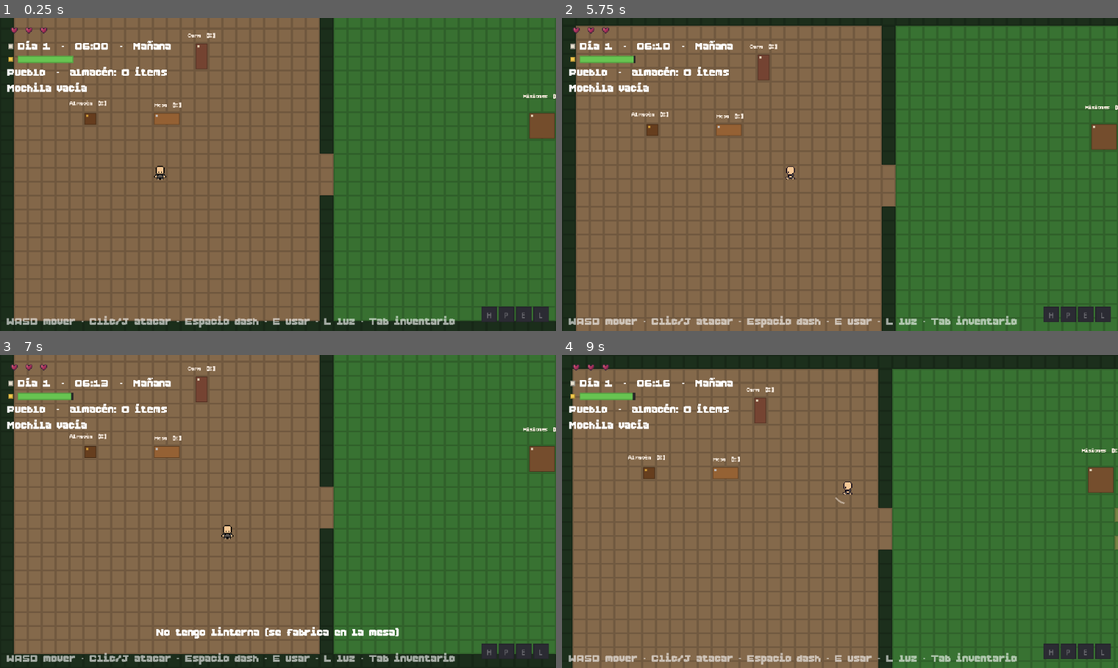
Above: before the commit, frames 1-4 (two rows, left to right).
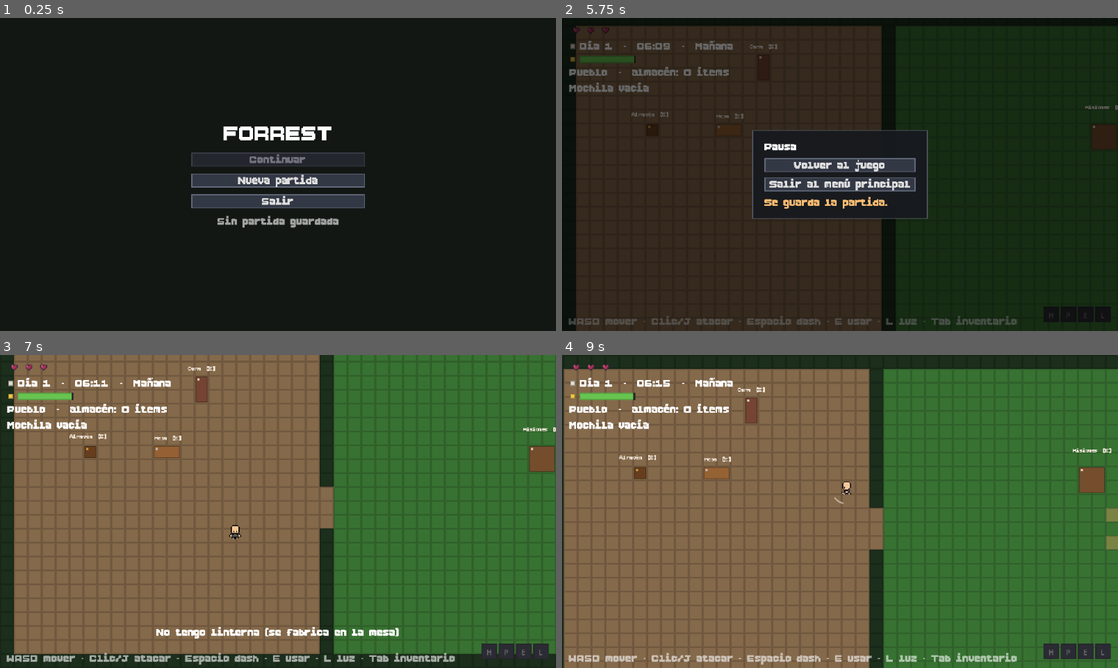
Above: after the commit, the same moments.

Repository: ImGTrK/forrest
Game: Godot game, scene res://scenes/MainMenu.tscn
Same seed, same stepped clock (60 frames per second), same inputs: the game is played once before the commit and once after it. Before the commit the project starts from res://scenes/Main.tscn.
Inputs (mouse positions are in pixels of both pictures, inside the frame that each line leads up to):
- Up to frame 1 (0.25 s): no input
- Up to frame 2 (5.75 s): click (840, 180) at 0.5 s, where only the run after the commit has a clickable "Nueva partida"; tap Enter at 1.25 s; move the mouse to (962, 158) at 1.27 s; hold D (move_right) 1.28-2.03 s; hold E (interact) 1.28-2.03 s; click (962, 158) at 1.42 s; tap Space (dash) at 2 s; move the mouse to (728, 190) at 2.02 s; hold S (move_down) 2.03-2.78 s; tap J (attack) at 2.1 s; tap E (interact) at 2.3, 3.05, 3.8, 5.3 s; move the mouse to (895, 105) at 2.77 s; hold D (move_right) 2.78-3.53 s; hold Space (dash) 2.78-3.53 s; move the mouse to (812, 237) at 3.52 s; hold W (move_up) 3.53-4.28 s; tap Delete (discard_item) at 3.6 s; click (812, 237) at 3.67 s; move the mouse to (1006, 221) at 4.27 s; hold E (interact) 4.28-5.03 s; hold A (move_left) from 4.28 s (still down); tap Tab (toggle_inventory) at 4.9 s; move the mouse to (745, 149) at 5.02 s; tap R (rotate_item) at 5.1 s; click (745, 149) at 5.17 s; tap Escape (ui_cancel) at 5.65 s
- Up to frame 3 (7 s): release A (move_left) at 5.75 s; click (278, 502) at 5.75 s, where only the run after the commit has a clickable "Volver al juego"; tap Enter at 6.5 s; move the mouse to (305, 511) at 6.52 s; hold S (move_down) from 6.53 s (still down); hold L (toggle_light) from 6.53 s (still down); click (305, 511) at 6.67 s; tap E (interact) at 6.8 s
- Up to frame 4 (9 s): move the mouse to (756, 433) at 7.27 s; release S (move_down) at 7.28 s; release L (toggle_light) at 7.28 s; hold D (move_right) 7.28-8.03 s; tap I at 7.35 s; tap E (interact) at 7.55 s; move the mouse to (962, 495) at 8.02 s; hold W (move_up) 8.03-8.78 s; hold E (interact) 8.03-8.78 s; tap Shift at 8.1 s; move the mouse to (728, 527) at 8.77 s; hold D (move_right) from 8.78 s (still down); tap X at 8.85 s; click (728, 527) at 8.92 s

The runs differ from the first frame. In frame 1, 93% of the frame differs, in the area x 1-100%, y 0-100%; in frame 2, 98%, in the area x 0-100%, y 0-100%; in frame 3, 0.1%; in frame 4, 5.8%.

Commit message:
Hito 7: guardado en disco y menús (cierre del MVP 0.1)
- SaveSystem (JSON en user://save.json): mochila y almacén con
  posición, rotación, ADN y durabilidad; mejoras, misiones, hora,
  energía y vida. Guardado ilegible no rompe el estado
- Autoguardado al llegar al pueblo, al terminar de dormir/colapsar/
  morir y al cerrar en el pueblo; cerrar en el bosque vuelve al
  último guardado
- Menú principal (continuar, nueva partida con confirmación, salir)
  como escena de inicio; menú de pausa con Esc
- reset() en GameState, Clock, Energy y Missions para partida nueva
- docs/BALANCE.md con todos los números ajustables y dónde están
- Tests de guardar/cargar ida y vuelta, bosque sin guardado,
  guardado roto y menús (usan un archivo de guardado propio)

Co-Authored-By: Claude Opus 5.5 <noreply@anthropic.com>

Diff:
--- a/autoload/clock.gd
+++ b/autoload/clock.gd
@@ -53,6 +53,10 @@
 	var minutes := delta / REAL_SECONDS_PER_HOUR * 60.0
 	total_minutes += minutes
 	time_advanced.emit(minutes)
+
+
+func reset() -> void:
+	total_minutes = START_HOUR * 60.0
 
 
 ## Duerme una cantidad aleatoria de horas. Devuelve cuántas.
--- a/autoload/energy.gd
+++ b/autoload/energy.gd
@@ -35,6 +35,13 @@
 	Clock.time_advanced.connect(_on_time_advanced)
 	Clock.slept.connect(_on_slept)
 	GameState.upgrades_changed.connect(func() -> void: _change(0.0))
+
+
+func reset() -> void:
+	value = max_value()
+	state = State.NORMAL
+	changed.emit(value, max_value())
+	state_changed.emit(state)
 
 
 ## Máximo actual (base + mejoras del tablón).
--- a/autoload/game_state.gd
+++ b/autoload/game_state.gd
@@ -53,6 +53,20 @@
 	# Diferido: Clock es un autoload que se carga después de este
 	(func() -> void: Clock.time_advanced.connect(burn_oil)).call_deferred()
 	storage.changed.connect(storage_changed.emit)
+
+
+## Partida nueva.
+func reset() -> void:
+	bag.reset(BAG_SIZE)
+	storage.reset(STORAGE_SIZE)
+	runs_completed = 0
+	bonus_weight = 0.0
+	bonus_energy = 0.0
+	bonus_health = 0
+	lantern_on = false
+	upgrades_changed.emit()
+	storage_changed.emit()
+	lantern_changed.emit()
 
 
 func can_carry(data: ItemData) -> bool:
--- a/autoload/missions.gd
+++ b/autoload/missions.gd
@@ -31,6 +31,19 @@
 	completed = 0
 	for i in ACTIVE_COUNT:
 		active.append(generate(Mission.Kind.values()[i % 3]))
+	changed.emit()
+
+
+## Restaura el tablón desde el guardado. Si falta alguna, se completa con nuevas.
+func load_state(p_completed: int, raw: Array) -> void:
+	completed = p_completed
+	active.clear()
+	for d in raw:
+		var m := Mission.from_dict(d)
+		if m:
+			active.append(m)
+	while active.size() < ACTIVE_COUNT:
+		active.append(generate(Mission.Kind.values()[active.size() % 3]))
 	changed.emit()
 
 
--- /dev/null
+++ b/autoload/save_system.gd
@@ -0,0 +1,89 @@
+extends Node
+## Guardado en disco (GDD §8: JSON, como el diseño de BarrenRoots).
+## Archivo: user://save.json  (en Windows: %APPDATA%/Godot/app_userdata/Forrest/save.json)
+##
+## Qué se guarda: todo lo persistente — mochila y almacén (cada ítem con posición,
+## rotación, ADN y durabilidad), mejoras, runs, misiones, hora, energía y vida.
+## Qué NO: el bosque. Siempre se carga en el pueblo; si cerrás en el bosque, volvés
+## al último guardado (el run en curso se pierde).
+## Cuándo: al llegar al pueblo, después de dormir y al cerrar la ventana en el pueblo (Main).
+
+const VERSION := 1
+
+var save_path := "user://save.json"
+## Vida del jugador leída del guardado; Main la aplica al crear al jugador (-1 = llena).
+var pending_health := -1
+
+
+func has_save() -> bool:
+	return FileAccess.file_exists(save_path)
+
+
+func delete_save() -> void:
+	if has_save():
+		DirAccess.remove_absolute(ProjectSettings.globalize_path(save_path))
+
+
+## Partida nueva: todo a cero (no borra el archivo hasta el primer guardado).
+func new_game() -> void:
+	GameState.reset()
+	Clock.reset()
+	Energy.reset()
+	ForestSession.reset()
+	Missions.reset()
+	pending_health = -1
+
+
+func save_game(player_health: int = -1) -> bool:
+	var data := {
+		"version": VERSION,
+		"saved_at": Time.get_datetime_string_from_system(),
+		"game": {
+			"bag": GameState.bag.to_dict(),
+			"storage": GameState.storage.to_dict(),
+			"runs_completed": GameState.runs_completed,
+			"bonus_weight": GameState.bonus_weight,
+			"bonus_energy": GameState.bonus_energy,
+			"bonus_health": GameState.bonus_health,
+		},
+		"clock": {"total_minutes": Clock.total_minutes},
+		"energy": {"value": Energy.value},
+		"player": {"health": player_health},
+		"missions": {
+			"completed": Missions.completed,
+			"active": Missions.active.map(func(m: Mission) -> Dictionary: return m.to_dict()),
+		},
+	}
+	var f := FileAccess.open(save_path, FileAccess.WRITE)
+	if f == null:
+		push_error("No se pudo guardar en %s: %s" % [save_path, error_string(FileAccess.get_open_error())])
+		return false
+	f.store_string(JSON.stringify(data, "\t", true, true))  # full_precision: el ADN vuelve exacto
+	return true
+
+
+## Carga el guardado. Devuelve false si no hay archivo o está roto (no toca el estado).
+func load_game() -> bool:
+	if not has_save():
+		return false
+	var text := FileAccess.get_file_as_string(save_path)
+	var data: Variant = JSON.parse_string(text)
+	if typeof(data) != TYPE_DICTIONARY:
+		push_error("Guardado ilegible: %s" % save_path)
+		return false
+	new_game()
+	var game: Dictionary = data.get("game", {})
+	# Mejoras primero: definen los máximos de energía/peso
+	GameState.bonus_weight = float(game.get("bonus_weight", 0.0))
+	GameState.bonus_energy = float(game.get("bonus_energy", 0.0))
+	GameState.bonus_health = int(game.get("bonus_health", 0))
+	GameState.runs_completed = int(game.get("runs_completed", 0))
+	GameState.bag.load_dict(game.get("bag", {}), GameState.BAG_SIZE)
+	GameState.storage.load_dict(game.get("storage", {}), GameState.STORAGE_SIZE)
+	GameState.upgrades_changed.emit()
+	Clock.total_minutes = float(data.get("clock", {}).get("total_minutes", Clock.total_minutes))
+	Energy.set_value(float(data.get("energy", {}).get("value", Energy.max_value())))
+	pending_health = int(data.get("player", {}).get("health", -1))
+	var ms: Dictionary = data.get("missions", {})
+	Missions.load_state(int(ms.get("completed", 0)), ms.get("active", []))
+	return true
--- a/project.godot
+++ b/project.godot
@@ -11,7 +11,7 @@
 [application]
 
 config/name="Forrest"
-run/main_scene="res://scenes/Main.tscn"
+run/main_scene="res://scenes/MainMenu.tscn"
 config/features=PackedStringArray("4.7", "GL Compatibility")
 
 [autoload]
@@ -22,6 +22,7 @@
 Energy="*res://autoload/energy.gd"
 ForestSession="*res://autoload/forest_session.gd"
 Missions="*res://autoload/missions.gd"
+SaveSystem="*res://autoload/save_system.gd"
 
 [display]
 
--- a/scenes/Main.tscn
+++ b/scenes/Main.tscn
@@ -6,6 +6,7 @@
 [ext_resource type="Script" path="res://scenes/ui/inventory_ui.gd" id="4_inventory"]
 [ext_resource type="Script" path="res://scenes/ui/crafting_ui.gd" id="5_crafting"]
 [ext_resource type="Script" path="res://scenes/ui/mission_board_ui.gd" id="6_board"]
+[ext_resource type="Script" path="res://scenes/ui/pause_menu.gd" id="7_pause"]
 
 [node name="Main" type="Node2D"]
 script = ExtResource("1_main")
@@ -35,6 +36,11 @@
 layer = 10
 script = ExtResource("6_board")
 
+[node name="PauseMenu" type="CanvasLayer" parent="."]
+process_mode = 3
+layer = 15
+script = ExtResource("7_pause")
+
 [node name="Fade" type="CanvasLayer" parent="."]
 process_mode = 3
 layer = 20
--- /dev/null
+++ b/scenes/MainMenu.tscn
@@ -0,0 +1,12 @@
+[gd_scene format=3]
+
+[ext_resource type="Script" path="res://scenes/ui/main_menu.gd" id="1_menu"]
+
+[node name="MainMenu" type="Control"]
+layout_mode = 3
+anchors_preset = 15
+anchor_right = 1.0
+anchor_bottom = 1.0
+grow_horizontal = 2
+grow_vertical = 2
+script = ExtResource("1_menu")
--- a/scenes/main.gd
+++ b/scenes/main.gd
@@ -16,6 +16,7 @@
 @onready var inventory_ui: InventoryUI = $InventoryUI
 @onready var crafting_ui: CraftingUI = $CraftingUI
 @onready var board_ui: MissionBoardUI = $MissionBoardUI
+@onready var pause_menu: PauseMenu = $PauseMenu
 ## Tiñe todo el canvas del mundo según la hora (el HUD está en otra capa y no se tiñe).
 @onready var ambient: CanvasModulate = $Ambient
 ## Pantalla negra para dormir/colapsar. process_mode = ALWAYS: anima con el juego pausado.
@@ -33,9 +34,38 @@
 	# destruir/crear áreas en ese momento.
 	Energy.collapsed.connect(_on_collapsed, CONNECT_DEFERRED)
 	player.died.connect(_on_player_died, CONNECT_DEFERRED)
+	# Vida que venía del guardado (si se cargó una partida desde el menú)
+	if SaveSystem.pending_health > 0:
+		player.health.current = mini(SaveSystem.pending_health, player.health.max_health)
+	SaveSystem.pending_health = -1
 	hud.bind_player(player)
 	_build_night_overlay()
+	pause_menu.quit_to_menu.connect(_quit_to_menu)
 	_load_hub("start")
+
+
+# --- Guardado ----------------------------------------------------------------------
+
+func is_in_hub() -> bool:
+	return _area is Hub
+
+
+## Guarda solo en el pueblo (el bosque no se guarda: cerrar ahí = perder el run).
+func autosave() -> bool:
+	if not is_in_hub() or _sleeping:
+		return false
+	return SaveSystem.save_game(player.health.current)
+
+
+func _notification(what: int) -> void:
+	if what == NOTIFICATION_WM_CLOSE_REQUEST:
+		autosave()
+
+
+func _quit_to_menu() -> void:
+	autosave()
+	get_tree().paused = false
+	get_tree().change_scene_to_file("res://scenes/MainMenu.tscn")
 
 
 func _process(_delta: float) -> void:
@@ -99,6 +129,8 @@
 	_swap_area(hub)
 	player.set_camera_limits(hub.get_bounds())
 	player.teleport(hub.get_spawn(spawn))
+	# Diferido: si se llega muriendo/colapsando, primero termina la recuperación
+	autosave.call_deferred()
 	hud.set_hub()
 
 
@@ -202,6 +234,7 @@
 	await _fade_to(0.0)
 	get_tree().paused = false
 	_sleeping = false
+	autosave()  # dormir, colapsar y morir terminan en el pueblo: se guarda acá
 
 
 func is_sleeping() -> bool:
--- /dev/null
+++ b/scenes/ui/main_menu.gd
@@ -0,0 +1,72 @@
+extends Control
+## Menú principal: Continuar (si hay guardado), Nueva partida, Salir.
+## Nueva partida con guardado existente pide confirmación (segundo clic).
+
+const GAME_SCENE := "res://scenes/Main.tscn"
+
+var _continue: Button
+var _new: Button
+var _info: Label
+var _confirm_new := false
+
+
+func _ready() -> void:
+	set_anchors_and_offsets_preset(Control.PRESET_FULL_RECT)
+	var bg := ColorRect.new()
+	bg.color = Color(0.07, 0.09, 0.08)
+	bg.set_anchors_and_offsets_preset(Control.PRESET_FULL_RECT)
+	add_child(bg)
+	var box := VBoxContainer.new()
+	box.add_theme_constant_override("separation", 8)
+	add_child(box)
+	box.set_anchors_and_offsets_preset(Control.PRESET_CENTER)
+	box.grow_horizontal = Control.GROW_DIRECTION_BOTH
+	box.grow_vertical = Control.GROW_DIRECTION_BOTH
+
+	var title := Label.new()
+	title.text = "FORREST"
+	title.horizontal_alignment = HORIZONTAL_ALIGNMENT_CENTER
+	title.add_theme_font_size_override("font_size", 32)
+	box.add_child(title)
+	_continue = _button("Continuar", continue_game)
+	box.add_child(_continue)
+	_new = _button("Nueva partida", _on_new_pressed)
+	box.add_child(_new)
+	box.add_child(_button("Salir", func() -> void: get_tree().quit()))
+	_info = Label.new()
+	_info.horizontal_alignment = HORIZONTAL_ALIGNMENT_CENTER
+	_info.modulate = Color(1, 1, 1, 0.6)
+	box.add_child(_info)
+
+	_continue.disabled = not SaveSystem.has_save()
+	_info.text = "Hay una partida guardada" if SaveSystem.has_save() else "Sin partida guardada"
+
+
+func continue_game() -> void:
+	if SaveSystem.load_game():
+		get_tree().change_scene_to_file(GAME_SCENE)
+	else:
+		_info.text = "No se pudo cargar la partida guardada"
+
+
+func new_game() -> void:
+	SaveSystem.new_game()
+	SaveSystem.delete_save()
+	get_tree().change_scene_to_file(GAME_SCENE)
+
+
+func _on_new_pressed() -> void:
+	if SaveSystem.has_save() and not _confirm_new:
+		_confirm_new = true
+		_new.text = "¿Seguro? Se borra la partida guardada"
+		return
+	new_game()
+
+
+func _button(text: String, on_pressed: Callable) -> Button:
+	var b := Button.new()
+	b.text = text
+	b.focus_mode = Control.FOCUS_NONE
+	b.custom_minimum_size.x = 200
+	b.pressed.connect(on_pressed)
+	return b
--- /dev/null
+++ b/scenes/ui/pause_menu.gd
@@ -0,0 +1,73 @@
+class_name PauseMenu
+extends CanvasLayer
+## Menú de pausa (Esc cuando no hay otro menú abierto). process_mode = ALWAYS en Main.tscn.
+
+signal quit_to_menu
+
+var _warning: Label
+
+
+func _ready() -> void:
+	visible = false
+	var dim := ColorRect.new()
+	dim.color = Color(0, 0, 0, 0.6)
+	dim.set_anchors_and_offsets_preset(Control.PRESET_FULL_RECT)
+	add_child(dim)
+	var panel := PanelContainer.new()
+	add_child(panel)
+	panel.set_anchors_and_offsets_preset(Control.PRESET_CENTER)
+	panel.grow_horizontal = Control.GROW_DIRECTION_BOTH
+	panel.grow_vertical = Control.GROW_DIRECTION_BOTH
+	var margin := MarginContainer.new()
+	for side in ["left", "right", "top", "bottom"]:
+		margin.add_theme_constant_override("margin_" + side, 10)
+	panel.add_child(margin)
+	var box := VBoxContainer.new()
+	box.add_theme_constant_override("separation", 6)
+	margin.add_child(box)
+	var title := Label.new()
+	title.text = "Pausa"
+	box.add_child(title)
+	box.add_child(_button("Volver al juego", close))
+	box.add_child(_button("Salir al menú principal", func() -> void:
+		close()
+		quit_to_menu.emit()))
+	_warning = Label.new()
+	_warning.modulate = Color(1, 0.75, 0.45)
+	box.add_child(_warning)
+
+
+func open(in_hub: bool) -> void:
+	_warning.text = "Se guarda la partida." if in_hub \
+		else "Estás en el bosque: se vuelve al último guardado\n(lo de este run se pierde)."
+	visible = true
+	get_tree().paused = true
+
+
+func close() -> void:
+	visible = false
+	get_tree().paused = false
+
+
+func is_open() -> bool:
+	return visible
+
+
+func _unhandled_input(event: InputEvent) -> void:
+	if not event.is_action_pressed("ui_cancel"):
+		return
+	if visible:
+		close()
+		get_viewport().set_input_as_handled()
+	elif not get_tree().paused:  # si hay otro menú abierto, Esc lo cierra a él
+		var main := get_parent()
+		open(main.is_in_hub() if main.has_method("is_in_hub") else true)
+		get_viewport().set_input_as_handled()
+
+
+func _button(text: String, on_pressed: Callable) -> Button:
+	var b := Button.new()
+	b.text = text
+	b.focus_mode = Control.FOCUS_NONE
+	b.pressed.connect(on_pressed)
+	return b
--- a/scripts/grid_inventory.gd
+++ b/scripts/grid_inventory.gd
@@ -166,6 +166,41 @@
 	return true
 
 
+# --- Guardado ---------------------------------------------------------------------
+
+func to_dict() -> Dictionary:
+	var list := []
+	for item: ItemInstance in _positions:
+		var d := item.to_dict()
+		d["x"] = _positions[item].x
+		d["y"] = _positions[item].y
+		list.append(d)
+	return {"rows": size.y, "items": list}
+
+
+## Reemplaza el contenido por el guardado. Si algo no entra en su lugar, va al primero libre.
+func load_dict(d: Dictionary, base_size: Vector2i) -> void:
+	_positions.clear()
+	_sizes.clear()
+	size = Vector2i(base_size.x, maxi(base_size.y, int(d.get("rows", base_size.y))))
+	_cells.resize(size.x * size.y)
+	_cells.fill(null)
+	for raw: Dictionary in d.get("items", []):
+		var item := ItemInstance.from_dict(raw)
+		if item == null:
+			continue
+		var pos := Vector2i(int(raw.get("x", 0)), int(raw.get("y", 0)))
+		if not add_at(item, pos):
+			add(item)
+	_keep_free_row()
+	changed.emit()
+
+
+## Vacía y vuelve al tamaño inicial (partida nueva).
+func reset(base_size: Vector2i) -> void:
+	load_dict({}, base_size)
+
+
 func _grow(rows: int) -> void:
 	size.y += rows
 	_cells.resize(size.x * size.y)  # las celdas nuevas quedan en null
--- a/scripts/item_instance.gd
+++ b/scripts/item_instance.gd
@@ -116,3 +116,35 @@
 	if not has_durability():
 		lines.append("  profundidad %d" % depth)
 	return "\n".join(lines)
+
+
+# --- Guardado (JSON) -------------------------------------------------------------
+# El tipo se guarda por la ruta de su .tres: si renombrás un .tres, los guardados viejos
+# no van a encontrar ese ítem (se descarta al cargar).
+
+func to_dict() -> Dictionary:
+	return {
+		"data": data.resource_path,
+		"stats": stats,
+		"quality": quality,
+		"depth": depth,
+		"rotated": rotated,
+		"durability": durability,
+		"broken": is_broken,
+	}
+
+
+static func from_dict(d: Dictionary) -> ItemInstance:
+	var path: String = d.get("data", "")
+	if not ResourceLoader.exists(path):
+		push_warning("Guardado: no existe el ítem %s, se descarta" % path)
+		return null
+	var item := ItemInstance.new(load(path))
+	for k: String in d.get("stats", {}):
+		item.stats[k] = float(d.stats[k])
+	item.quality = int(d.get("quality", 0))
+	item.depth = int(d.get("depth", 0))
+	item.rotated = bool(d.get("rotated", false))
+	item.durability = float(d.get("durability", 0.0))
+	item.is_broken = bool(d.get("broken", false))
+	return item
--- a/scripts/mission.gd
+++ b/scripts/mission.gd
@@ -51,3 +51,27 @@
 			out.append(it)
 	out.sort_custom(func(a: ItemInstance, b: ItemInstance) -> bool: return a.quality < b.quality)
 	return out
+
+
+func to_dict() -> Dictionary:
+	return {
+		"kind": kind, "reward": String(reward),
+		"item": item.resource_path if item else "",
+		"count": count, "min_quality": min_quality, "target": target, "progress": progress,
+	}
+
+
+static func from_dict(d: Dictionary) -> Mission:
+	var m := Mission.new()
+	m.kind = int(d.get("kind", 0)) as Kind
+	m.reward = StringName(d.get("reward", "weight"))
+	var path: String = d.get("item", "")
+	if path != "" and ResourceLoader.exists(path):
+		m.item = load(path)
+	m.count = int(d.get("count", 0))
+	m.min_quality = int(d.get("min_quality", 0))
+	m.target = int(d.get("target", 0))
+	m.progress = int(d.get("progress", 0))
+	if m.kind == Kind.DELIVER and m.item == null:
+		return null
+	return m
--- a/tests/test_loop.gd
+++ b/tests/test_loop.gd
@@ -17,6 +17,9 @@
 	var root := tree.root
 	var gs: Node = GameState
 	var fs: Node = ForestSession
+	# Archivo de guardado propio: Main autoguarda y no hay que pisar la partida real
+	SaveSystem.save_path = "user://test_save.json"
+	SaveSystem.delete_save()
 	var main: Node = load("res://scenes/Main.tscn").instantiate()
 	root.add_child(main)
 	await tree.process_frame
@@ -580,10 +583,95 @@
 	main.board_ui.close()
 	bag.clear()
 
+	# --- Hito 7: guardado, menús ---------------------------------------------------
+	_check(main.is_in_hub() and SaveSystem.has_save(), "llegar al pueblo autoguarda")
+	# Armar un estado reconocible
+	bag.clear()
+	gs.storage.clear()
+	var s_log := DNA.generar_recurso(wood, 4, gs.rng)
+	s_log.rotated = true
+	bag.add_at(s_log, Vector2i(2, 3))
+	var s_axe := Crafting.preview(axe_recipe, {0: [DNA.generar_recurso(wood, 0, gs.rng),
+		DNA.generar_recurso(wood, 0, gs.rng)], 1: hard_stones})
+	s_axe.durability = 7.0
+	bag.add_at(s_axe, Vector2i(0, 0))
+	for i in 25:  # suficiente para que el almacén crezca
+		gs.storage.add(DNA.generar_recurso(stone, i % 5, gs.rng))
+	var s_storage_rows: int = gs.storage.size.y
+	var s_bonus_w: float = gs.bonus_weight
+	var s_bonus_h: int = gs.bonus_health
+	Clock.total_minutes = 1440 * 4 + 15 * 60 + 30
+	Energy.set_value(42.0)
+	player.health.current = 3
+	missions.on_enemy_killed()
+	var s_hunt_progress := 0
+	for m: Mission in missions.active:
+		if m.kind == Mission.Kind.HUNT:
+			s_hunt_progress = m.progress
+	var s_completed: int = missions.completed
+	var s_titles: Array = missions.active.map(func(m: Mission) -> String: return m.title())
+	_check(main.autosave(), "guardar en el pueblo")
+
+	# Romper todo y cargar
+	SaveSystem.new_game()
+	_check(bag.is_empty() and gs.storage.is_empty() and gs.bonus_weight == 0.0
+		and missions.completed == 0, "partida nueva: todo a cero")
+	_check(SaveSystem.load_game(), "cargar el guardado")
+	var l_log: ItemInstance = bag.item_at(Vector2i(2, 3))
+	_check(l_log != null and l_log.rotated and l_log.data == wood and _same_stats(l_log.stats, s_log.stats)
+		and l_log.quality == s_log.quality and bag.position_of(l_log) == Vector2i(2, 3),
+		"madera: misma posición, rotación, ADN y calidad")
+	var l_axe: ItemInstance = bag.item_at(Vector2i(0, 0))
+	_check(l_axe != null and l_axe.data == s_axe.data and l_axe.durability == 7.0
+		and is_equal_approx(l_axe.power(), s_axe.power()), "hacha: tipo, poder y durabilidad")
+	_check(gs.storage.count() == 25 and gs.storage.size.y == s_storage_rows, "almacén: 25 ítems y su tamaño")
+	_check(gs.bonus_weight == s_bonus_w and gs.bonus_health == s_bonus_h, "mejoras permanentes")
+	_check(Clock.total_minutes == 1440 * 4 + 15 * 60 + 30 and is_equal_approx(Energy.value, 42.0),
+		"hora y energía")
+	_check(SaveSystem.pending_health == 3, "vida guardada (la aplica Main al crearse)")
+	var l_hunt_progress := -1
+	for m: Mission in missions.active:
+		if m.kind == Mission.Kind.HUNT:
+			l_hunt_progress = m.progress
+	_check(missions.completed == s_completed and l_hunt_progress == s_hunt_progress
+		and missions.active.map(func(m: Mission) -> String: return m.title()) == s_titles,
+		"misiones: las mismas, con su progreso")
+	SaveSystem.pending_health = -1
+
+	# En el bosque no se guarda
+	var save_time := FileAccess.get_modified_time(ProjectSettings.globalize_path(SaveSystem.save_path))
+	main._handle_leave(Vector2i.RIGHT)
+	await tree.physics_frame
+	_check(not main.autosave(), "en el bosque no se guarda")
+	_check(FileAccess.get_modified_time(ProjectSettings.globalize_path(SaveSystem.save_path)) == save_time,
+		"el archivo no cambió")
+	for n in tree.get_nodes_in_group("enemy"):
+		n.queue_free()
+
+	# Guardado roto: no rompe el juego
+	var f := FileAccess.open(SaveSystem.save_path, FileAccess.WRITE)
+	f.store_string("{esto no es json")
+	f.close()
+	var bag_count_before: int = bag.count()
+	_check(not SaveSystem.load_game() and bag.count() == bag_count_before,
+		"guardado ilegible: no carga y no toca el estado")
+
+	# Menús
+	main.pause_menu.open(false)
+	_check(tree.paused and main.pause_menu.is_open(), "el menú de pausa pausa")
+	main.pause_menu.close()
+	_check(not tree.paused, "cerrar la pausa")
+	SaveSystem.delete_save()
+	var menu: Control = load("res://scenes/MainMenu.tscn").instantiate()
+	root.add_child(menu)
+	_check(menu._continue.disabled, "menú: sin guardado, Continuar deshabilitado")
+	menu.queue_free()
+
 	# Dejar correr algunos frames reales
 	for i in 30:
 		await tree.physics_frame
 
+	SaveSystem.delete_save()
 	print("RESULTADO: ", "OK" if _failures == 0 else "%d FALLAS" % _failures)
 	tree.quit(1 if _failures > 0 else 0)
 
@@ -602,6 +690,15 @@
 	main._area.add_child(h)
 	h.global_position = main.player.global_position + Vector2(40, 40)
 	return h
+
+
+func _same_stats(a: Dictionary, b: Dictionary) -> bool:
+	if a.size() != b.size():
+		return false
+	for k in a:
+		if not b.has(k) or not is_equal_approx(float(a[k]), float(b[k])):
+			return false
+	return true
 
 
 func _wait_sleep(main: Node) -> void:
Not shown, added: autoload/save_system.gd.uid
Not shown, added: scenes/ui/main_menu.gd.uid
Not shown, added: scenes/ui/pause_menu.gd.uid
Not shown, added: docs/BALANCE.md
Not shown, changed: docs/GDD.md
Not shown, changed: docs/ROADMAP.md
